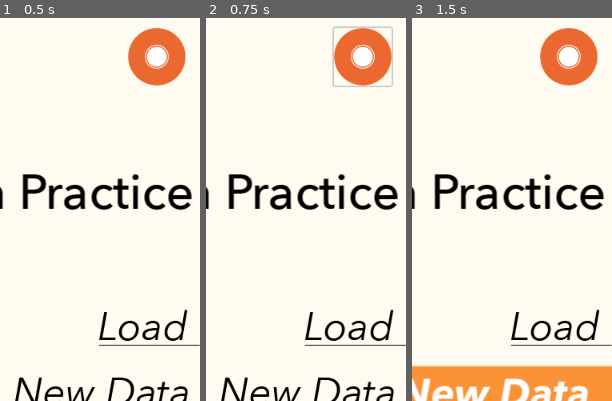
Above: before the commit, frames 1-3 (left to right).
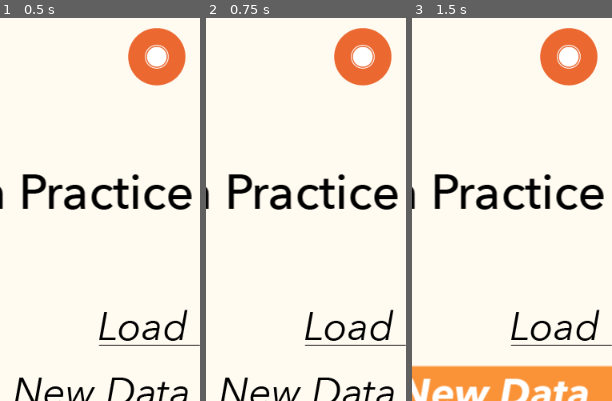
Above: after the commit, the same moments.

Repository: jv40/In-Practice
Game: Godot game, scene res://home_menu.tscn
The game is run twice, just before and just after one commit, with the same random seed, the same clock (stepped at 60 frames per second) and the same inputs.
Inputs (mouse positions are % of the whole screen's width and height, from its top left):
- Up to frame 1 (0.5 s): no input
- Up to frame 2 (0.75 s): click (89, 43) at 0.5 s
- Up to frame 3 (1.5 s): click (77, 87) at 1.25 s
The pictures show only the part of the screen within x 50-100%, y 38-87%; the shares and areas given below are measured in that part.

Frame 1 is identical in both runs. In frame 2, 0.5% of the frame differs, in the area x 63-94%, y 2-19%; in frame 3, nothing differs.

Commit message:
Home Menu Finalized

Diff:
--- a/home_menu.gd
+++ b/home_menu.gd
@@ -1,3 +1,7 @@
+#Tasks: Refactor code to have
+#Icon Texture Image change on Hover
+#WITHOUT code
+
 extends Control
 
 func _ready():
@@ -9,6 +13,9 @@
 
 #I'm hard coding the hover functionality, not very good
 #to do I'll be honest but it works for now
+
+#================== Load ====================
+#--------------------------------------------
 func _on_load_hovered() -> void:
 	$HoverSFX.play();
 	$LoadSelected.visible = true;
@@ -16,6 +23,7 @@
 func _on_load_unhovered() -> void:
 	$LoadSelected.visible = false;
 
+#================= New Data =================
 #--------------------------------------------
 func _on_new_data_hovered() -> void:
 	$HoverSFX.play();
@@ -24,7 +32,7 @@
 func _on_new_data_unhovered() -> void:
 	$NewDataSelected.visible = false;
 
-
+#================ Settings ==================
 #--------------------------------------------
 func _on_settings_hovered() -> void:
 	$HoverSFX.play();
@@ -34,17 +42,19 @@
 	$SettingsSelected.visible = false;
 
 
+#================== Press ===================
+#--------------------------------------------
+func _on_home_button_pressed() -> void:
+	$ClickSFX.play();
+
 func _on_art_button_pressed() -> void:
 	$ClickSFX.play();
-
 
 func _on_load_pressed() -> void:
 	$ClickSFX.play();
 
-
 func _on_new_data_pressed() -> void:
 	$ClickSFX.play();
 
-
 func _on_settings_pressed() -> void:
 	$ClickSFX.play();
--- a/home_menu.tscn
+++ b/home_menu.tscn
@@ -21,7 +21,15 @@
 [sub_resource type="StyleBoxTexture" id="StyleBoxTexture_w7cjy"]
 texture = ExtResource("1_tel8n")
 
-[sub_resource type="StyleBoxEmpty" id="StyleBoxEmpty_tel8n"]
+[sub_resource type="StyleBoxEmpty" id="StyleBoxEmpty_v1sb5"]
+
+[sub_resource type="StyleBoxEmpty" id="StyleBoxEmpty_odkqo"]
+
+[sub_resource type="StyleBoxEmpty" id="StyleBoxEmpty_kh18g"]
+
+[sub_resource type="StyleBoxEmpty" id="StyleBoxEmpty_jau1s"]
+
+[sub_resource type="StyleBoxEmpty" id="StyleBoxEmpty_qrkh4"]
 
 [sub_resource type="StyleBoxEmpty" id="StyleBoxEmpty_y62du"]
 
@@ -110,7 +118,11 @@
 offset_top = -36.0
 offset_right = 36.0
 offset_bottom = 36.0
-theme_override_styles/hover = SubResource("StyleBoxEmpty_tel8n")
+theme_override_styles/focus = SubResource("StyleBoxEmpty_v1sb5")
+theme_override_styles/hover_pressed_mirrored = SubResource("StyleBoxEmpty_odkqo")
+theme_override_styles/hover_pressed = SubResource("StyleBoxEmpty_kh18g")
+theme_override_styles/hover = SubResource("StyleBoxEmpty_jau1s")
+theme_override_styles/pressed = SubResource("StyleBoxEmpty_qrkh4")
 theme_override_styles/normal = SubResource("StyleBoxEmpty_y62du")
 icon = ExtResource("2_us6cs")
 
@@ -234,6 +246,7 @@
 [node name="ClickSFX" type="AudioStreamPlayer" parent="."]
 stream = ExtResource("17_w7cjy")
 
+[connection signal="pressed" from="Home Button" to="." method="_on_home_button_pressed"]
 [connection signal="button_down" from="Art Button" to="." method="_on_art_button_button_down"]
 [connection signal="pressed" from="Art Button" to="." method="_on_art_button_pressed"]
 [connection signal="mouse_entered" from="Load Button" to="." method="_on_load_hovered"]
Not shown: 1 places in home_menu.tscn that only renumber resources
